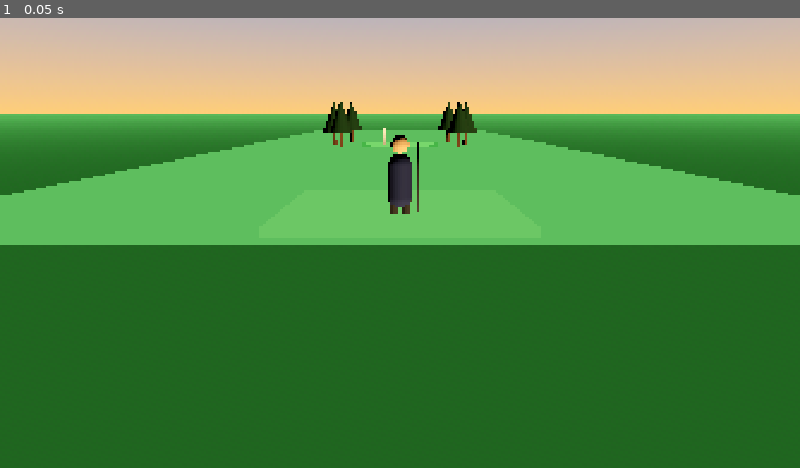
Above: before the commit, frame 1.
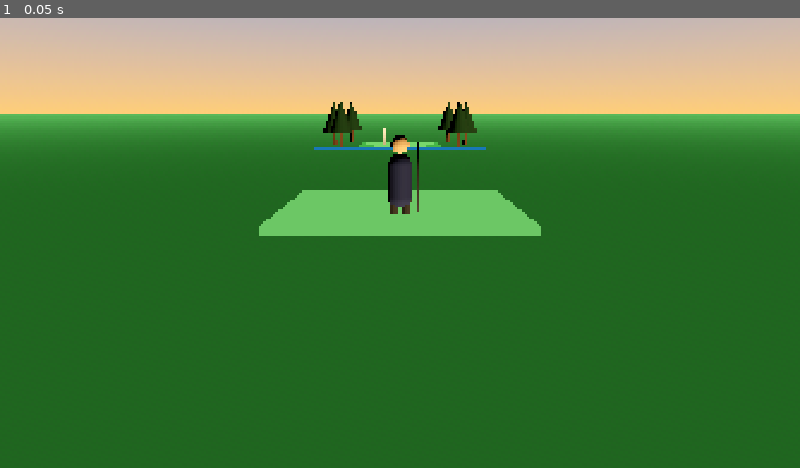
Above: after the commit, the same moment.

Repository: masonwyatt23/mas-golfs
Game: Godot game, scene res://scenes/hole_12.tscn
Same seed, same stepped clock (60 frames per second), same inputs: the game is played once before the commit and once after it.
Inputs:
- Up to frame 1 (0.05 s): no input

The runs differ from the first frame. In frame 1, 16% of the frame differs, in the area x 0-100%, y 24-51%.

Commit message:
Godot Hole 12 v18: LiDAR terrain mesh replaces the flat ground tile. Terrain OBJ (from heightmap_to_mesh.py, now with a green .mtl) instanced as PackedScene; flat Ground tile removed; Tee/Green/Collar/Bunker raised +0.05 to sit above the terrain feature discs.

Diff:
--- a/godot/scenes/hole_12.tscn
+++ b/godot/scenes/hole_12.tscn
@@ -1,7 +1,8 @@
-[gd_scene load_steps=34 format=3]
+[gd_scene load_steps=35 format=3]
 
 [ext_resource type="Script" path="res://scripts/bus_client.gd" id="1"]
 [ext_resource type="Script" path="res://scripts/director.gd" id="2"]
+[ext_resource type="PackedScene" path="res://tools/wyatt-hole12-terrain.obj" id="3"]
 
 [sub_resource type="StandardMaterial3D" id="StandardMaterial3D_1"]
 albedo_color = Color(0.28, 0.58, 0.28, 1)
@@ -198,23 +199,21 @@
 [node name="Director" type="Node" parent="."]
 script = ExtResource("2")
 
-[node name="Ground" type="MeshInstance3D" parent="."]
-transform = Transform3D(1, 0, 0, 0, 1, 0, 0, 0, 1, 0, -0.2, -170)
-mesh = SubResource("BoxMesh_15")
-surface_material_override/0 = SubResource("StandardMaterial3D_1")
-
 [node name="Tee" type="MeshInstance3D" parent="."]
-transform = Transform3D(1, 0, 0, 0, 1, 0, 0, 0, 1, 0, 7.1, 0)
+transform = Transform3D(1, 0, 0, 0, 1, 0, 0, 0, 1, 0, 7.1499999999999995, 0)
 mesh = SubResource("BoxMesh_16")
 surface_material_override/0 = SubResource("StandardMaterial3D_2")
 
+[node name="Terrain" parent="." instance=ExtResource("3")]
+transform = Transform3D(1, 0, 0, 0, 1, 0, 0, 0, 1, 0, 0, 0)
+
 [node name="Collar" type="MeshInstance3D" parent="."]
-transform = Transform3D(1, 0, 0, 0, 1, 0, 0, 0, 1, 0, -0.15, -172.0)
+transform = Transform3D(1, 0, 0, 0, 1, 0, 0, 0, 1, 0, -0.09999999999999999, -172.0)
 mesh = SubResource("CylinderMesh_18")
 surface_material_override/0 = SubResource("StandardMaterial3D_4")
 
 [node name="Green" type="MeshInstance3D" parent="."]
-transform = Transform3D(1, 0, 0, 0, 1, 0, 0, 0, 1, 0, 0, -172.0)
+transform = Transform3D(1, 0, 0, 0, 1, 0, 0, 0, 1, 0, 0.05, -172.0)
 mesh = SubResource("CylinderMesh_17")
 surface_material_override/0 = SubResource("StandardMaterial3D_3")
 
@@ -224,7 +223,7 @@
 surface_material_override/0 = SubResource("StandardMaterial3D_6")
 
 [node name="Bunker" type="MeshInstance3D" parent="."]
-transform = Transform3D(1, 0, 0, 0, 1, 0, 0, 0, 1, 0, -0.15, -186.0)
+transform = Transform3D(1, 0, 0, 0, 1, 0, 0, 0, 1, 0, -0.09999999999999999, -186.0)
 mesh = SubResource("CylinderMesh_20")
 surface_material_override/0 = SubResource("StandardMaterial3D_5")
 
